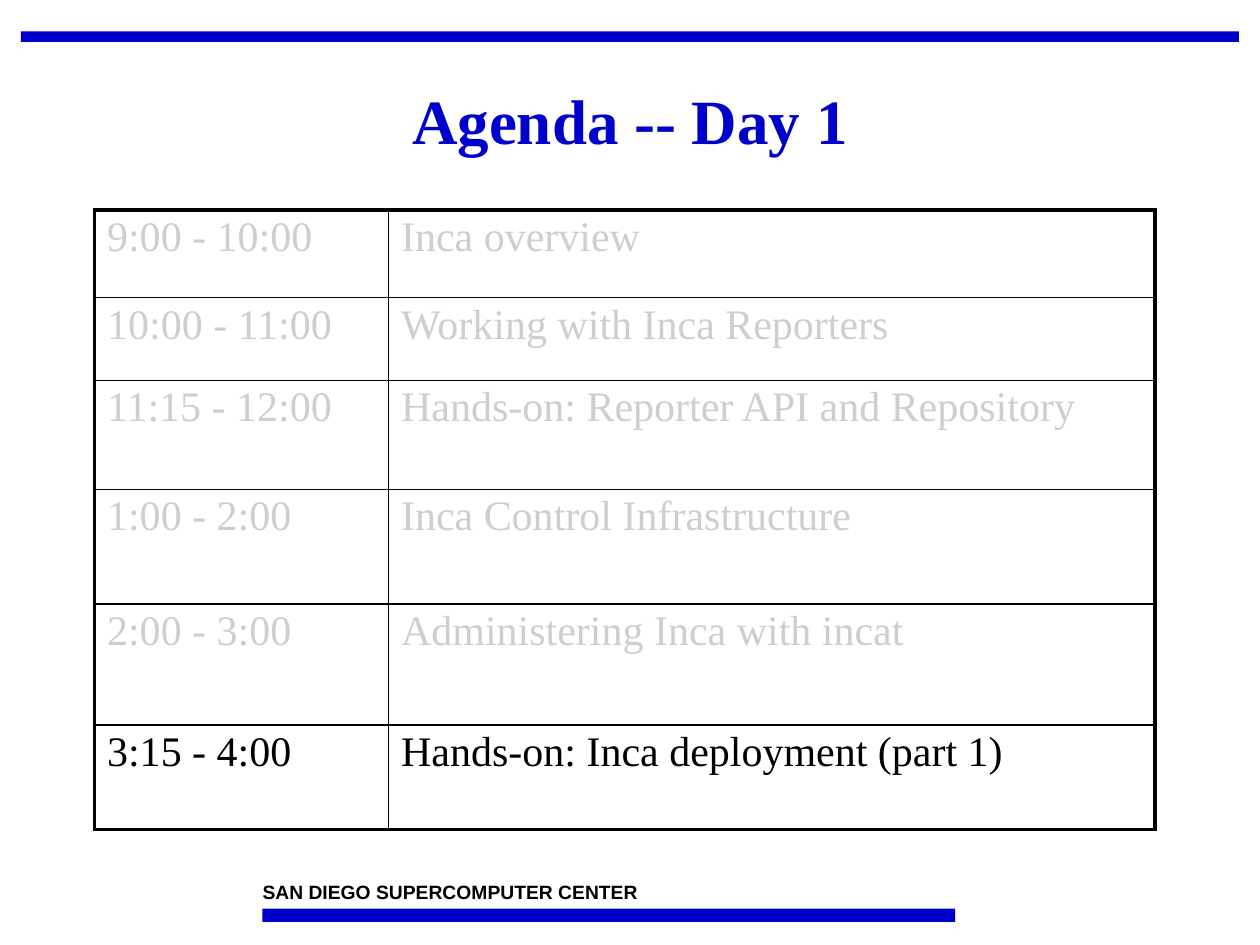
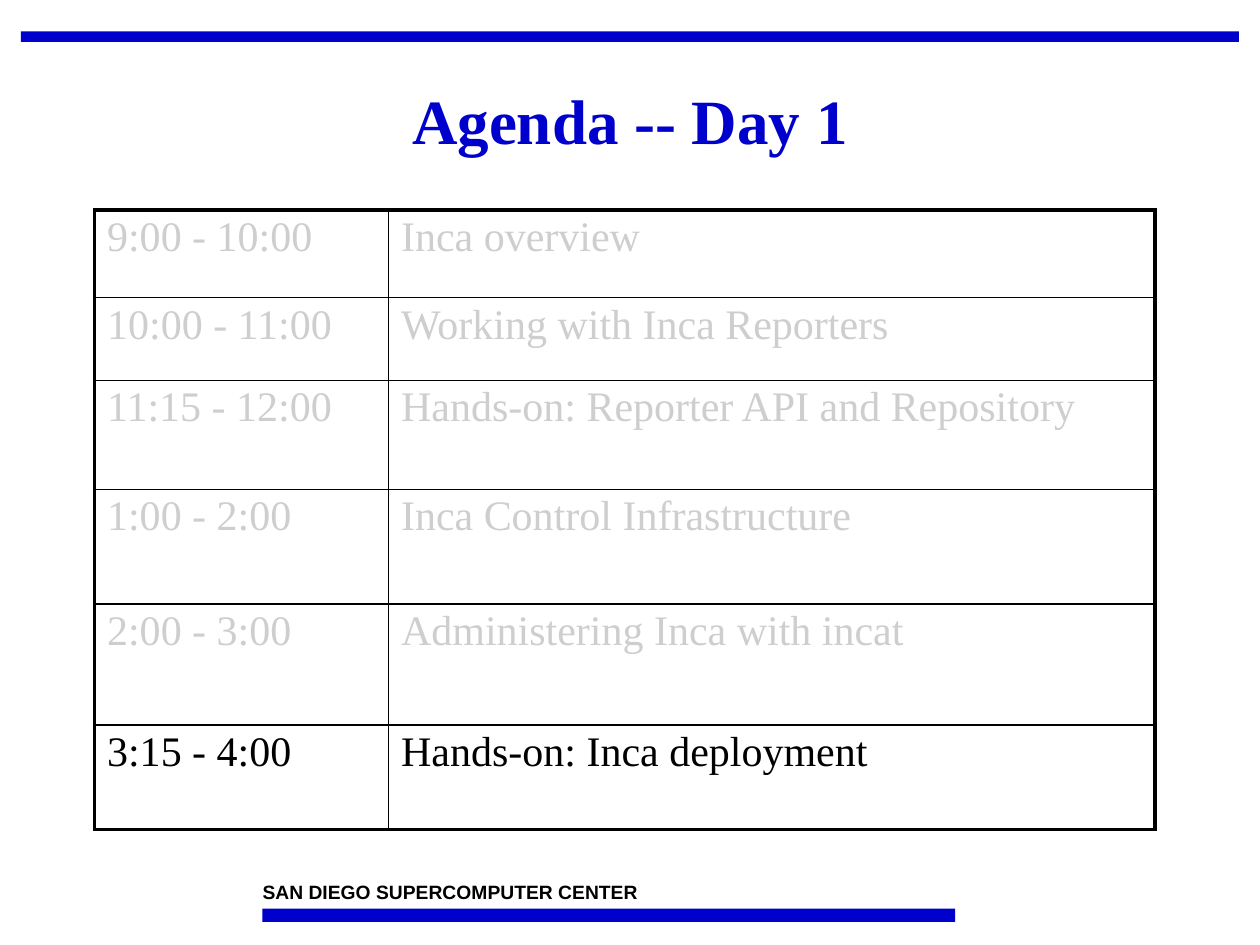
Before and after one commit to IncaProject/inca-xsede, a slide deck: slide 19 of talks/2010/2010workshop/incat.pptx. Drawn at 1260x945 pixels with LibreOffice and Linux fonts; fonts in the diff are those of the drawing; background and template pictures are left out. Boxes give left, top, right and bottom in pixels: in the first picture for what was removed or moved away, otherwise in the second. Text is boxed around its words. In the diff, an @@ line names an element or a change of style, - is before the commit and + after.

```diff
--- a/talks/2010/2010workshop/incat.pptx
+++ b/talks/2010/2010workshop/incat.pptx
@@ table at bbox=[94, 210, 1154, 830] @@
-row 6, column 2: Hands-on: Inca deployment (part 1)
+row 6, column 2: Hands-on: Inca deployment
```
Also in this commit, not shown: 1 other slide changed, 1 other file.
